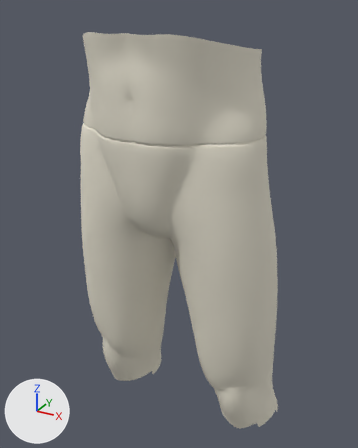
A saved change to the glTF model assets/armor/armure_braies.glb.
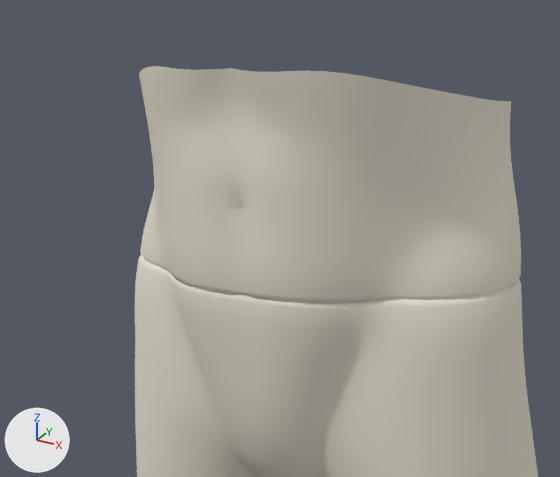
Old and new are each drawn whole from a 50 mm camera at (0.365, -0.678, 1.143) aimed at (0.001, -0.016, 0.812) and again close up on the part from 4% to 80% of the width and 0% to 51% of the height. Every picture has the same lights, and +X, +Y and +Z are marked at lower left. The last two pictures show the newer version. Vertices at exactly the same position are counted once.

Objects in the first close-up: 'armure_braies'.
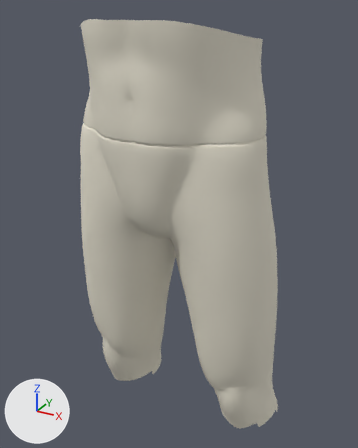
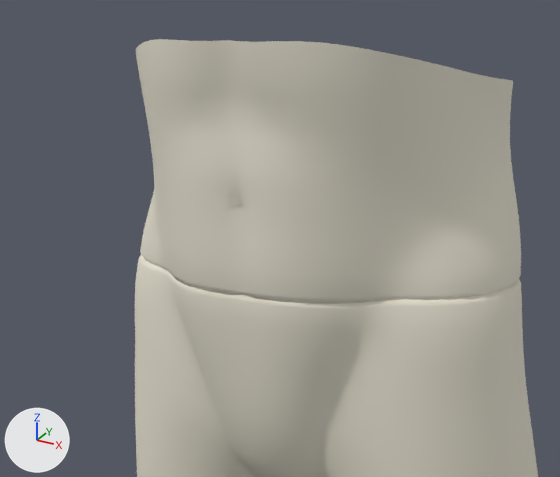
What differs and where, as boxes (x1, y1, x2, y2) in the close-ups (560 x 477 px):
'armure_braies', reshaped
    before: (135, 66, 538, 477)
    after: (135, 39, 538, 477)
part 1 of me_armure_braies, added (pale yellow)
    after: (136, 39, 513, 101)

What changed in the scene script:
```text
Change me_armure_braies:
    used by ob_armure_braies; location = (0.0, 0.0, 0.0)
    remove me_armure_braies.from_pydata(...)  # 3205 vertices, 6288 faces; spans x -0.184..0.184, y -0.151..0.093, z 0.443..1.113
    add me_armure_braies.from_pydata(...)  # 3265 vertices, 6408 faces; spans x -0.184..0.184, y -0.152..0.093, z 0.443..1.128
    me_armure_braies part 1
    42 vertices are added at x -0.128..0.128, y -0.152..0.045, z 1.099..1.128
    8 new vertices lie (0.0, 0.0, 0.012) away from vertices in x -0.089..0.089, y 0.03..0.047, z 1.087..1.09
    5 new vertices lie (0.001, 0.0, 0.012) away from vertices in x 0.044..0.116, y 0.005..0.046, z 1.087..1.089
    5 new vertices lie (-0.001, 0.0, 0.012) away from vertices in x -0.116..-0.044, y 0.005..0.046, z 1.087..1.089
    120 new faces join them
```
